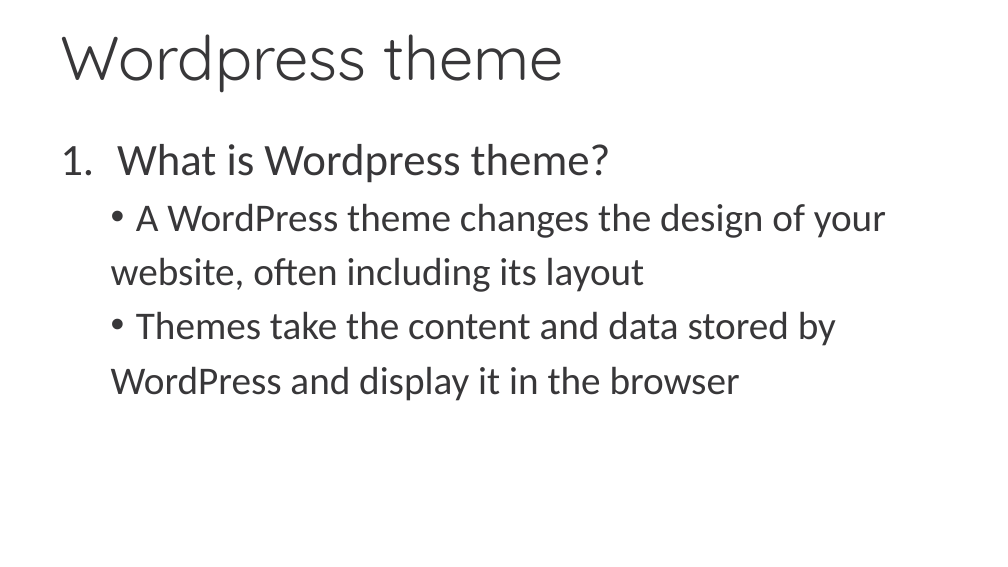
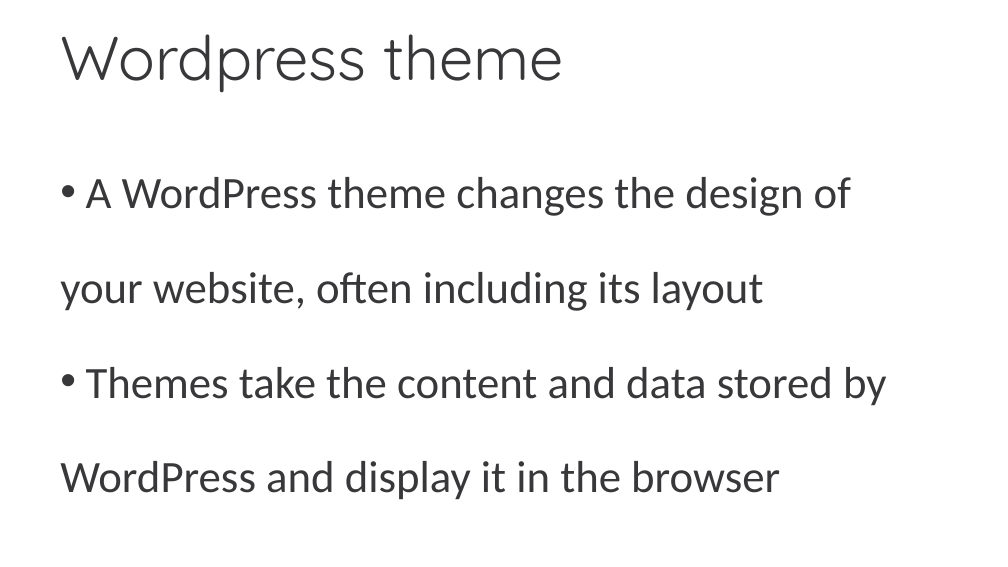
Before and after one commit to nam-tran-niteco/Wordpress-Demo, a slide deck: slide 13 of Wordpress Migration.pptx (slide 12 before the commit). Drawn at 1008x567 pixels with LibreOffice and Linux fonts; fonts in the diff are those of the drawing; background and template pictures are left out. Boxes give left, top, right and bottom in pixels: in the first picture for what was removed or moved away, otherwise in the second. Text is boxed around its words. In the diff, an @@ line names an element or a change of style, - is before the commit and + after.

```diff
--- a/Wordpress Migration.pptx
+++ b/Wordpress Migration.pptx
@@ text at [60,177,851,311]: text changed; size 28 to 32 pt @@
-1. What is Wordpress theme?
-  • A WordPress theme changes the design of your
-  website, often including its layout
+• A WordPress theme changes the design of
+your website, often including its layout
@@ text at [60,367,887,500]: size 28 to 32 pt in "Themes take the content and data stored ...", "WordPress and display it in the browser"; list level 2 to 1 in "Themes take the content and ..."; line spacing 1 to 1.5; list level 2 to 1 in "WordPress and display it in ..." @@
```
Also in this commit, not shown: 7 other slides changed, 11 slides added, 1 slide removed, 3 other files.
